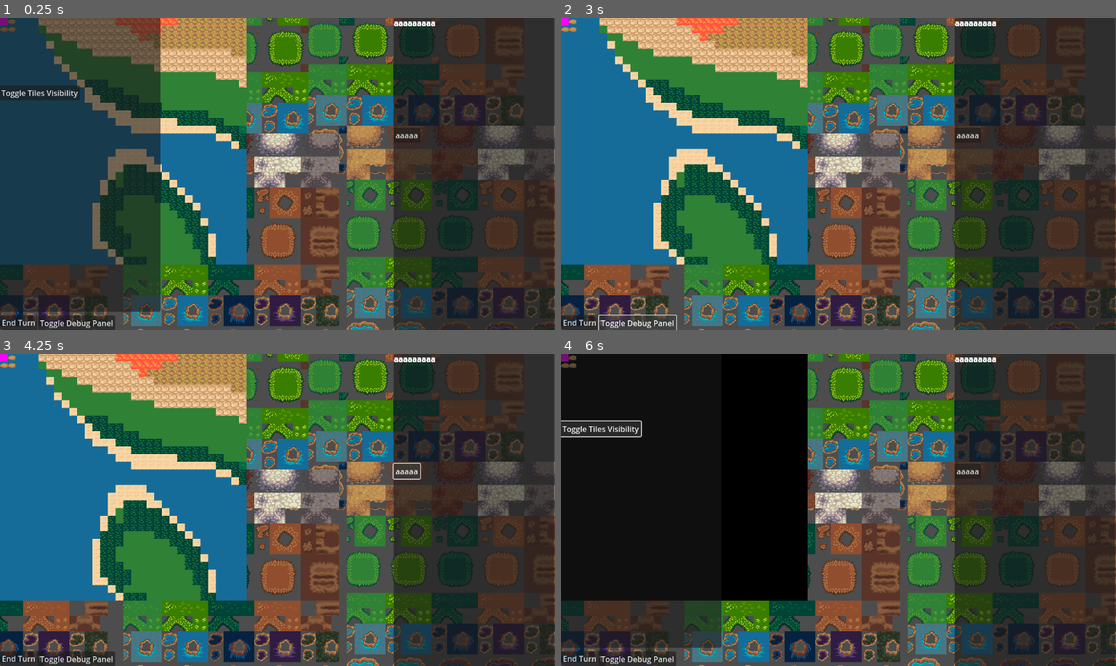
Above: before the commit, frames 1-4 (two rows, left to right).
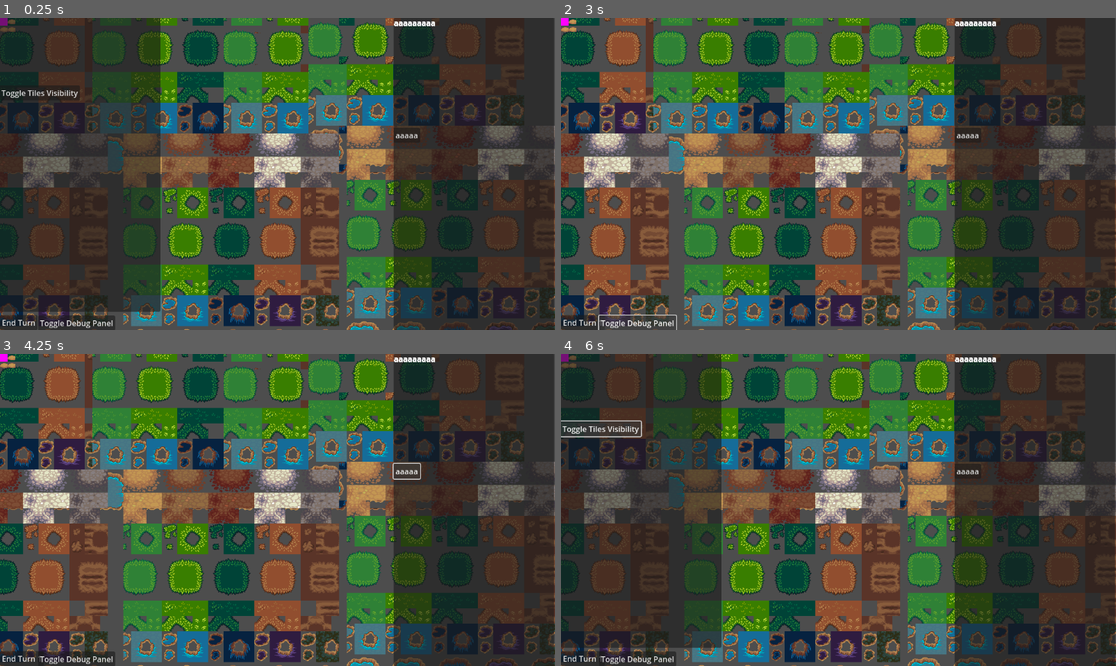
Above: after the commit, the same moments.

Repository: madokakaname345/mythic-steel
Game: Godot game, scene res://scenes/main_scene.tscn
The game is run twice, just before and just after one commit, with the same random seed, the same clock (stepped at 60 frames per second) and the same inputs.
Inputs:
- Up to frame 1 (0.25 s): no input
- Up to frame 2 (3 s): click "aaaaa" at 0.5 s; click "End Turn" at 1.25 s; click "End Turn 1" at 2 s; click "Toggle Debug Panel" at 2.75 s
- Up to frame 3 (4.25 s): click "aaaaa" at 3.5 s
- Up to frame 4 (6 s): click "End Turn 1" at 4.25 s; click "Toggle Debug Panel" at 5 s; click "Toggle Tiles Visibility" at 5.75 s

The runs differ from the first frame. In frame 1, 31% of the frame differs, in the area x 0-45%, y 0-80%; in frame 2, 34%; in frame 3, 34%; in frame 4, 34%.
Error after the commit: Parse Error: Cannot pass a value of type "int" as "Vector2i". (res://scripts/tile_map_layers.gd:81)

Commit message:
movement radius WIP
draft add unit movement radius

Diff:
--- a/scenes/tile_map_layers.tscn
+++ b/scenes/tile_map_layers.tscn
@@ -5726,3 +5726,5 @@
 [node name="SettlementLayer" type="TileMapLayer" parent="."]
 tile_map_data = PackedByteArray("AAAAAAAAAAAAAAEAAAABAAAAAAAAAAEAAAABAAEAAAAAAAEAAAAAAAEAAAAAAAEAAAA=")
 tile_set = SubResource("TileSet_jjock")
+
+[node name="HighlightedLayer" type="TileMapLayer" parent="."]
--- a/scripts/map_cell.gd
+++ b/scripts/map_cell.gd
@@ -27,6 +27,23 @@
 	13: Vector2i(42, 85),
 }
 
+var movement_cost_mapping = {
+	0: INF, #ocean
+	1: 2, #beach
+	2: 15, #scorched (mountains)
+	3: 20, #bare (mountains)
+	4: 5, #tundra
+	5: 5, #snow
+	6: 8, #desert
+	7: 3, #shrubland
+	8: 10, #taiga
+	9: 2, #grassland
+	10: 8, #temp forest
+	11: 10, #temp rain forest
+	12: 8, # seasonal forest,
+	13: Vector2i(42, 85),
+}
+
 var undiscovered_tile_coords = Vector2i(50, 0)
 
 
@@ -39,6 +56,9 @@
 	self.coords = coords
 	self.main = main
 	self.visibility = false  # Default to hidden
+
+func get_movement_cost() -> int:
+	return movement_cost_mapping[int(biome)]
 
 
 func get_terrain_graphics(global_visibility: bool):
--- a/scripts/tile_map_layers.gd
+++ b/scripts/tile_map_layers.gd
@@ -3,8 +3,13 @@
 var main: Main
 
 var world_map: WorldMap
-var terrain_layer
-var settlement_layer
+var terrain_layer: TileMapLayer
+var settlement_layer: TileMapLayer
+var highlighted_layer: TileMapLayer
+
+var blink_timer = 0
+var blink_on = true
+var blink_interval = 0.5
 
 var is_globally_visible: bool
 
@@ -13,6 +18,7 @@
 	main = get_node("/root/MainScene")
 	terrain_layer = get_node("TerrainLayer")
 	settlement_layer = get_node("SettlementLayer")
+	highlighted_layer = get_node("HighlightedLayer")
 	#side_panel = get_node("/root/MainScene/UI/SidePanel")
 	#rich_text_label = side_panel.get_node("RichTextLabel")
 	#buttons_container = side_panel.get_node("ButtonsContainer")
@@ -29,6 +35,12 @@
 			main.curr_selected_obj = tile
 			main.upd_ui()
 
+func _process(delta):
+	blink_timer += delta
+	if blink_timer >= blink_interval:
+		blink_timer = 0
+		highlighted_layer.set_visible(!highlighted_layer.is_visible)
+		blink_on = !blink_on
 
 func load_maps(file_name):
 	var content = FileAccess.open(file_name, FileAccess.READ).get_as_text()
@@ -60,6 +72,14 @@
 		for y in range(world_map.height):
 			terrain_layer.set_cell(Vector2i(x, y), 0, world_map.get_cell(Vector2i(x, y)).get_terrain_graphics(is_globally_visible), 0)
 
+func clear_highlighted_tiles():
+	highlighted_layer.clear()
+
+func update_highlighted_tiles(tileCoords: Array):
+	clear_highlighted_tiles()
+	for coord in tileCoords:
+		highlighted_layer.set_cell(coord, 0, 1, 0)
+
 func _increate_elevation(tile):
 	tile.elevation += 1
 
--- a/scripts/units/unit.gd
+++ b/scripts/units/unit.gd
@@ -2,10 +2,12 @@
 extends RefCounted  # Pure data, no scene
 
 var cell: MapCell
-var movement_points: int
+var max_movement_points: int
+var curr_movement_points: int
 var vision_radius: int
 
 func _init(unit_type: String, cell: MapCell, owner_id: int):
-    self.cell = cell
-    self.movement_points = 10
-    self.vision_radius = 1
+	self.cell = cell
+	self.max_movement_points = 20
+	self.curr_movement_points = self.max_movement_points
+	self.vision_radius = 1
--- a/scripts/world_map.gd
+++ b/scripts/world_map.gd
@@ -22,3 +22,86 @@
 		coords.y = ((coords.y % height) + height) % height
 	var index = coords.y * width + coords.x
 	return cells[index]
+
+func get_tiles_in_range(center: Vector2i, available_movement: int) -> Array:
+	var reachable_tiles = []  # Stores valid movement tiles
+	var queue = [{ "pos": center, "remaining_moves": available_movement}]  # BFS queue
+	var visited = {}  # Stores checked positions
+
+	while queue.size() > 0:
+		var current = queue.pop_front()
+		var pos = current["pos"]
+		var remaining_moves = current["remaining_moves"]
+
+		if visited.has(pos) or remaining_moves < 0:
+			continue
+
+		visited[pos] = true
+
+		var cell = get_cell(pos)
+		if cell == null or not cell.is_visible:  # Skip if not visible
+			continue
+
+		reachable_tiles.append(pos)
+
+		for neighbor in get_neighbors(pos):
+			var movement_cost = get_cell(neighbor).get_movement_cost()
+			if remaining_moves >= movement_cost:
+				queue.append({ "pos": neighbor, "remaining_moves": remaining_moves - movement_cost })
+	return reachable_tiles
+
+
+func find_path(start: Vector2i, target: Vector2i) -> Array:
+	var open_set = []  # Nodes to explore (priority queue)
+	var came_from = {}  # Stores where we came from
+	var g_score = {}  # Cost from start to each node
+	var f_score = {}  # Estimated total cost (g + heuristic)
+	open_set.append(start)
+	g_score[start] = 0
+	f_score[start] = heuristic(start, target)
+
+	while open_set.size() > 0:
+		open_set.sort_custom(func(a, b): return f_score.get(a, INF) < f_score.get(b, INF))
+		var current = open_set.pop_front()  # Get node with lowest f_score
+
+		if current == target:
+			return reconstruct_path(came_from, current)  # Build final path
+
+		for neighbor in get_neighbors(current):
+			var movement_cost = neighbor.get_movement_cost()
+			var tentative_g = g_score.get(current, INF) + movement_cost
+
+			if tentative_g < g_score.get(neighbor, INF):  # Found a cheaper path
+				came_from[neighbor] = current
+				g_score[neighbor] = tentative_g
+				f_score[neighbor] = tentative_g + heuristic(neighbor, target)
+
+				if neighbor not in open_set:
+					open_set.append(neighbor)
+
+	return []  # No valid path found
+
+func heuristic(a: Vector2i, b: Vector2i) -> float:
+	return abs(a.x - b.x) + abs(a.y - b.y)  # Manhattan Distance
+
+func get_neighbors(pos: Vector2i) -> Array:
+	var neighbors = []
+	var offsets = [Vector2i(1, 0), Vector2i(-1, 0), Vector2i(0, 1), Vector2i(0, -1)]  # Cardinal directions
+
+	for offset in offsets:
+		var neighbor_pos = pos + offset
+		if is_within_bounds(neighbor_pos):  # Ensure it's within the map
+			neighbors.append(neighbor_pos)
+
+	return neighbors
+
+func is_within_bounds(pos: Vector2i) -> bool:
+	return pos.x >= 0 and pos.x < width and pos.y >= 0 and pos.y < height
+
+func reconstruct_path(came_from: Dictionary, current: Vector2i) -> Array:
+	var path = [current]
+	while current in came_from:
+		current = came_from[current]
+		path.append(current)
+	path.reverse()
+	return path
